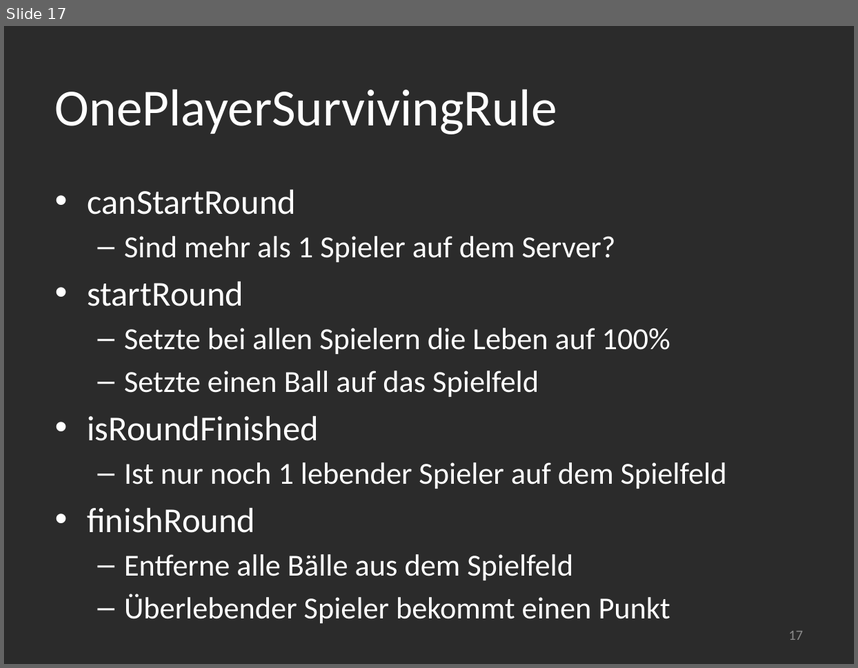
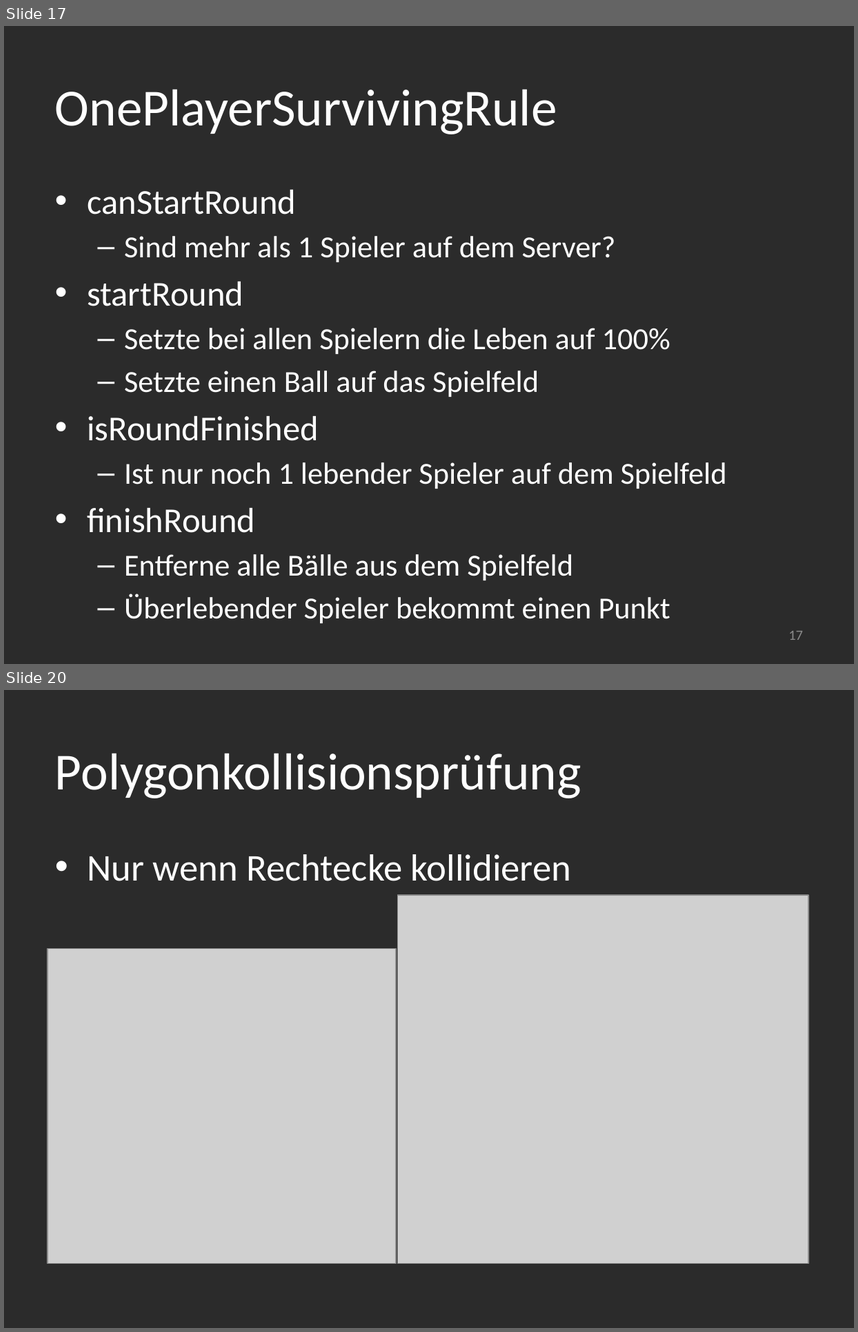
Before and after one commit to manuelTscholl/kubatsch, a slide deck: KuBatsch/docs/presentation/final.pptx. Shown one above the other, each under a label of ours: slide 17 before the commit, slides 17 and 20 after it; the slides between them are not shown. The pictures are 858x668 and 858x1332 pixels, drawn with LibreOffice and Linux fonts; fonts in the diff are those of the drawing; grey boxes stand for pictures; background and template pictures are left out; a plain dark background stands for a picture behind light text. Boxes give left, top, right and bottom in pixels: in the first picture for what was removed or moved away, otherwise in the second. Text is boxed around its words. In the diff, an @@ line names an element or a change of style, - is before the commit and + after.

```diff
--- a/KuBatsch/docs/presentation/final.pptx
+++ b/KuBatsch/docs/presentation/final.pptx
@@ slide 20 added at [4,690,854,1328], background picture (left out) @@
@@ title added at [55,753,582,798], 44 pt, text #FFFFFF @@
+Polygonkollisionsprüfung
@@ text added at [87,854,572,881], 32 pt, text #FFFFFF @@
+• Nur wenn Rechtecke kollidieren
@@ picture added at [397,895,808,1263] @@
@@ picture added at [47,949,396,1263] @@
```
Also in this commit, not shown: 1 slide changed, 5 other slides added, 1 slide removed.
